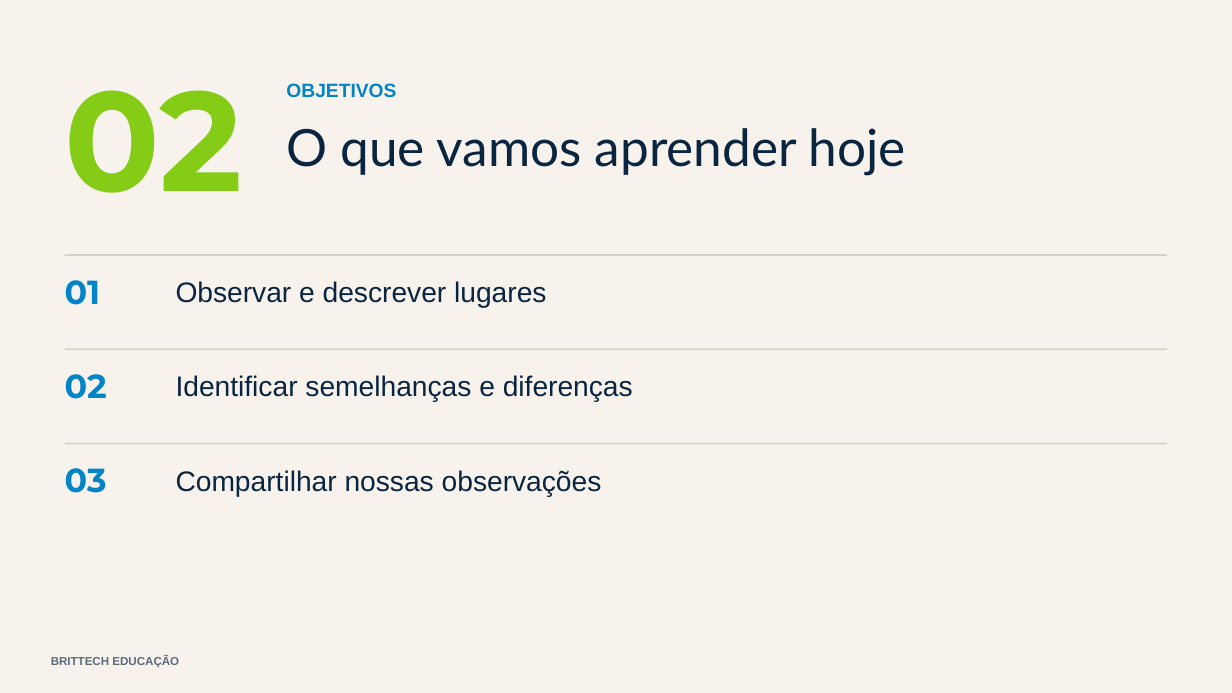
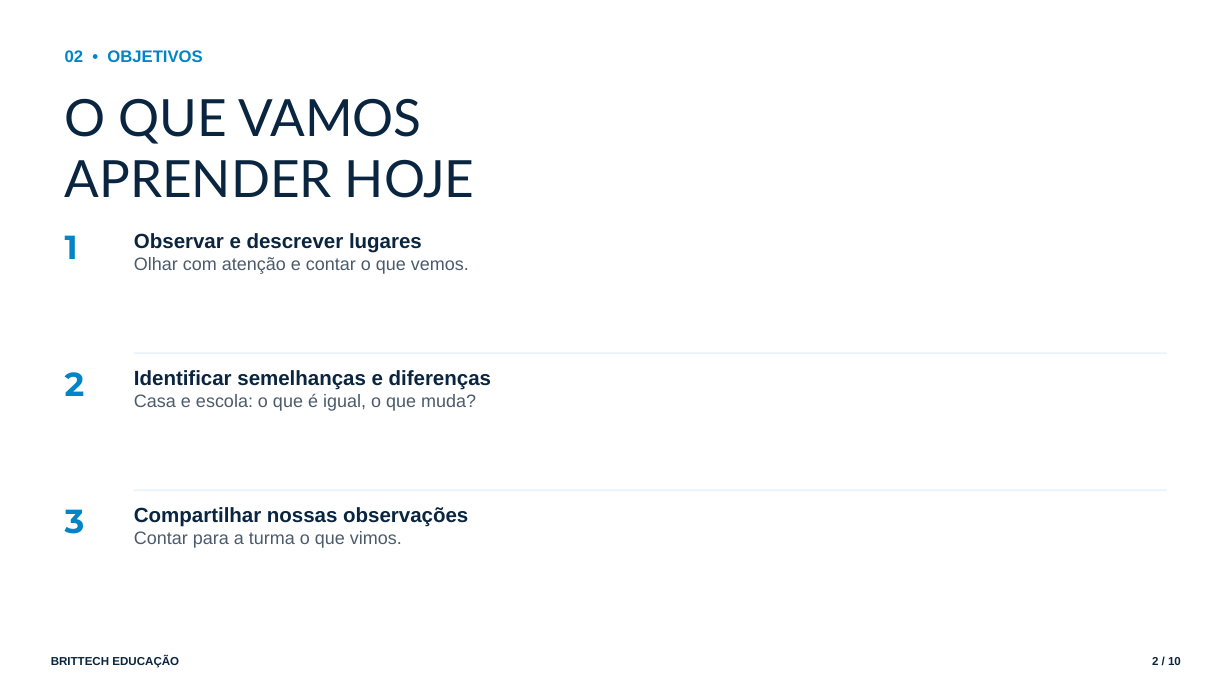
Before and after one commit to thiagollipe-web/brittech-educacao-aulas, a slide deck: slide 2 of fundamental-1/geografia-1ano-meu-lugar.pptx. Drawn at 1232x693 pixels with LibreOffice and Linux fonts; fonts in the diff are those of the drawing. Boxes give left, top, right and bottom in pixels: in the first picture for what was removed or moved away, otherwise in the second. Text is boxed around its words. In the diff, an @@ line names an element or a change of style, - is before the commit and + after.

```diff
--- a/fundamental-1/geografia-1ano-meu-lugar.pptx
+++ b/fundamental-1/geografia-1ano-meu-lugar.pptx
@@ rectangle removed at <box>0,0,1232,693</box> @@
@@ text at <box>65,50,202,62</box>: text changed; size 110 to 13 pt; font Montserrat to Arial; text colour #84CC16 to #0284C7 @@
-02
+02 • OBJETIVOS
@@ text removed at <box>286,83,396,98</box> @@
-OBJETIVOS
@@ text at <box>65,98,475,198</box>: text changed @@
-O que vamos aprender hoje
+O QUE VAMOS
+APRENDER HOJE
@@ text added at <box>65,235,78,259</box>, 26 pt, text #0284C7, bold @@
+1
@@ text at <box>134,233,422,253</box>: size 22 to 16 pt, bold on in "Observar e descrever lugares"; less space between paragraphs @@
@@ text "Observar e descrever lugares": place and size @@
-text "Observar e descrever lugares" at <box>176,281,546,308</box>
+text "Observar e descrever lugares" at <box>134,233,469,274</box>
@@ rectangle removed at <box>65,254,1167,256</box> @@
@@ text at <box>134,257,469,274</box>: paragraph added @@
+Olhar com atenção e contar o que vemos.
@@ text removed at <box>65,280,101,305</box> @@
-01
@@ rectangle: place and size @@
-rectangle at <box>65,348,1167,350</box>
+rectangle at <box>134,352,1167,354</box>
@@ rectangle at <box>134,352,1167,354</box>: fill #D8D2C4 to #EAF3FA @@
@@ text removed at <box>65,374,107,399</box> @@
-02
@@ text added at <box>65,372,85,396</box>, 26 pt, text #0284C7, bold @@
+2
@@ text at <box>134,370,491,390</box>: size 22 to 16 pt, bold on in "Identificar semelhanças e diferenças"; less space between paragraphs @@
@@ text "Identificar semelhanças e diferenças": place and size @@
-text "Identificar semelhanças e diferenças" at <box>176,375,633,402</box>
+text "Identificar semelhanças e diferenças" at <box>134,370,491,411</box>
@@ text at <box>134,394,476,411</box>: paragraph added @@
+Casa e escola: o que é igual, o que muda?
@@ text removed at <box>65,468,107,493</box> @@
-03
@@ text added at <box>65,509,85,534</box>, 26 pt, text #0284C7, bold @@
+3
@@ rectangle at <box>134,490,1167,492</box>: fill #D8D2C4 to #EAF3FA @@
@@ rectangle: place and size @@
-rectangle at <box>65,443,1167,445</box>
+rectangle at <box>134,490,1167,492</box>
@@ text at <box>134,507,468,527</box>: size 22 to 16 pt, bold on in "Compartilhar nossas observações"; less space between paragraphs @@
@@ text "Compartilhar nossas observações": place and size @@
-text "Compartilhar nossas observações" at <box>176,470,602,497</box>
+text "Compartilhar nossas observações" at <box>134,507,468,548</box>
@@ text at <box>134,531,402,548</box>: paragraph added @@
+Contar para a turma o que vimos.
@@ text "BRITTECH EDUCAÇÃO" at <box>51,656,179,668</box>: text colour #5A6B7D to #0A2540; less space between paragraphs @@
@@ text added at <box>1152,657,1181,665</box>, 9 pt, text #0A2540, bold @@
+2 / 10
```
Also in this commit, not shown: 3 other slides changed, 6 slides added, 4 slides removed, 4 other files.
